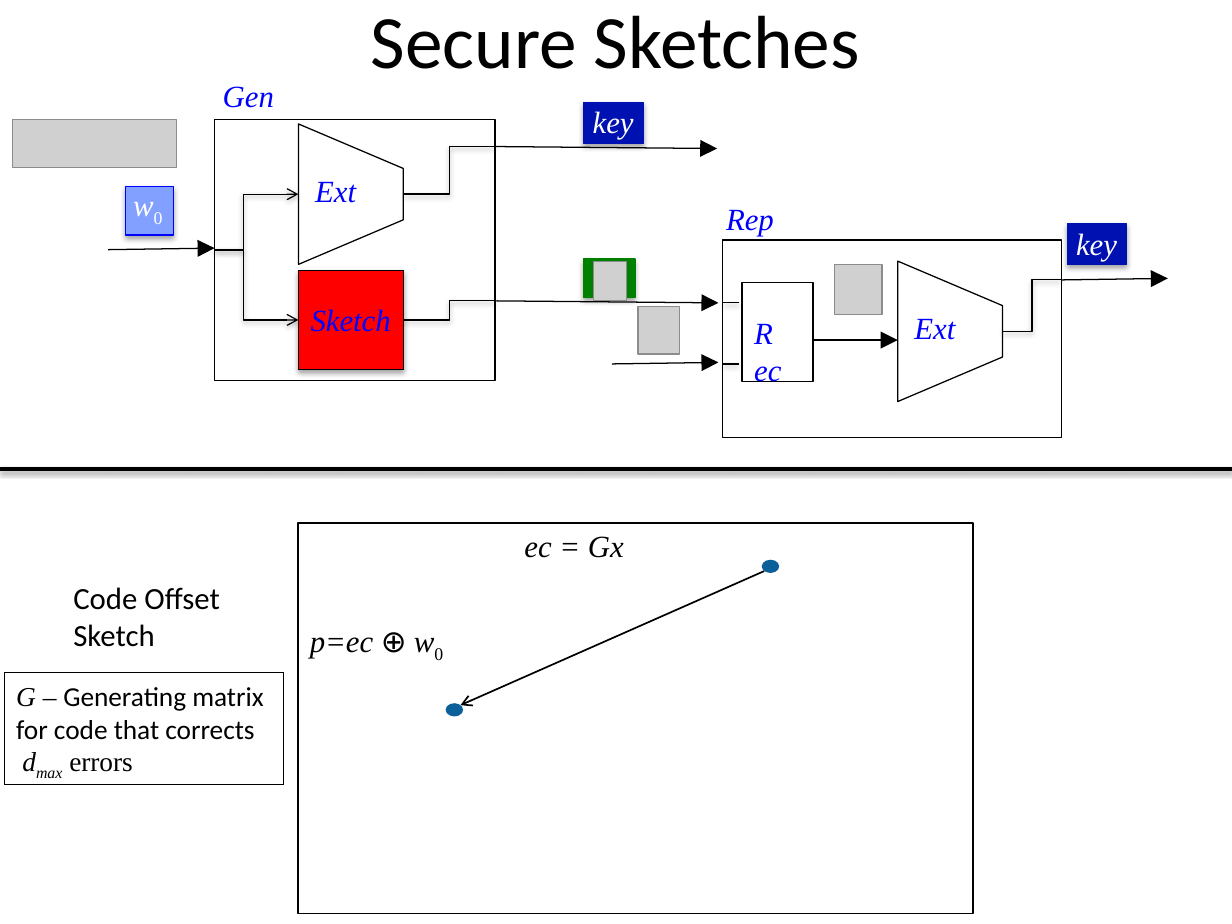
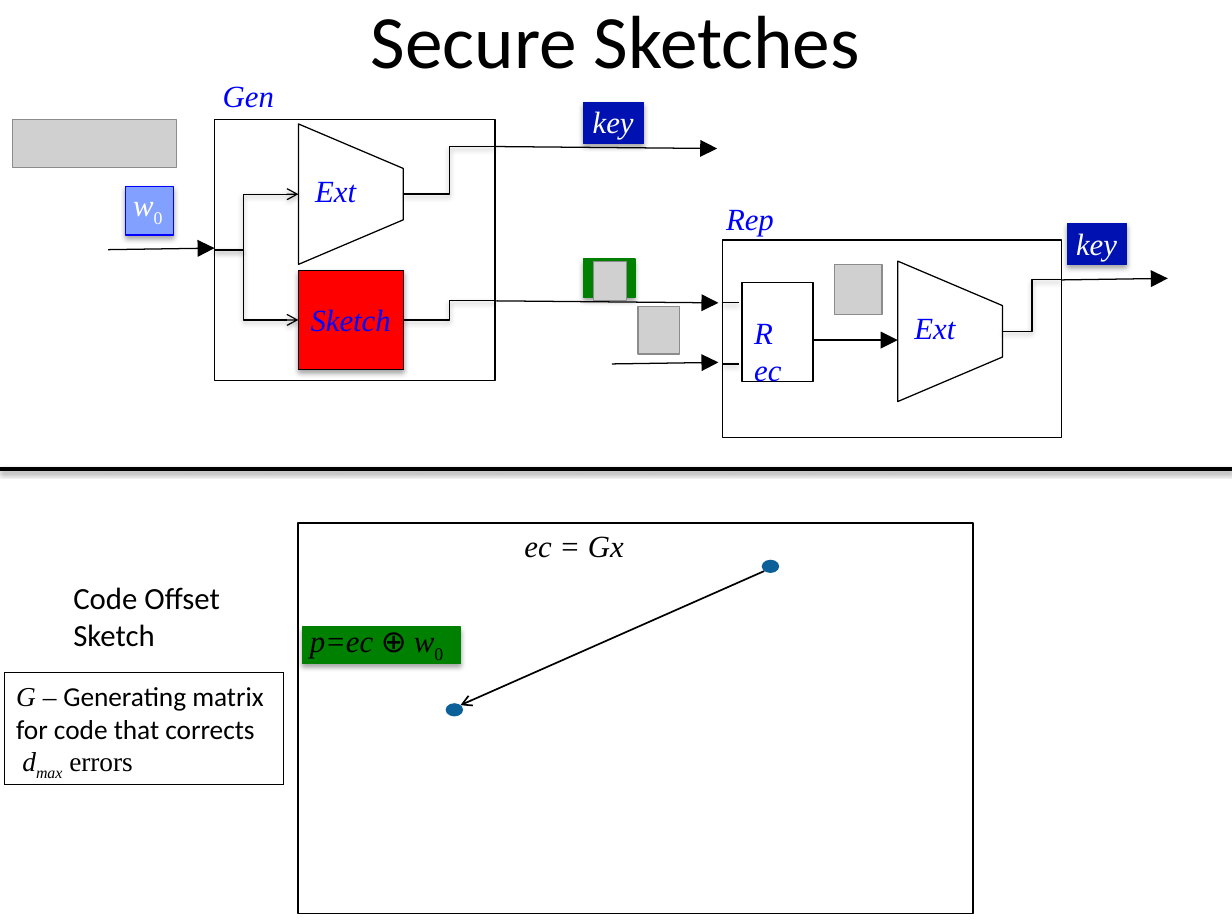
Before and after one commit to xianruimeng/comp-fuzzy-ext, a slide deck: slide 7 of ComputationalFuzzyExtractors.pptx. Drawn at 1232x924 pixels with LibreOffice and Linux fonts; fonts in the diff are those of the drawing; grey boxes stand for pictures. Boxes give left, top, right and bottom in pixels: in the first picture for what was removed or moved away, otherwise in the second. Text is boxed around its words. In the diff, an @@ line names an element or a change of style, - is before the commit and + after.

```diff
--- a/ComputationalFuzzyExtractors.pptx
+++ b/ComputationalFuzzyExtractors.pptx
@@ rectangle added at bbox=[302, 627, 460, 664], fill #008000, outline #008000 0.75 pt @@
```
Also in this commit, not shown: 8 other slides changed.
